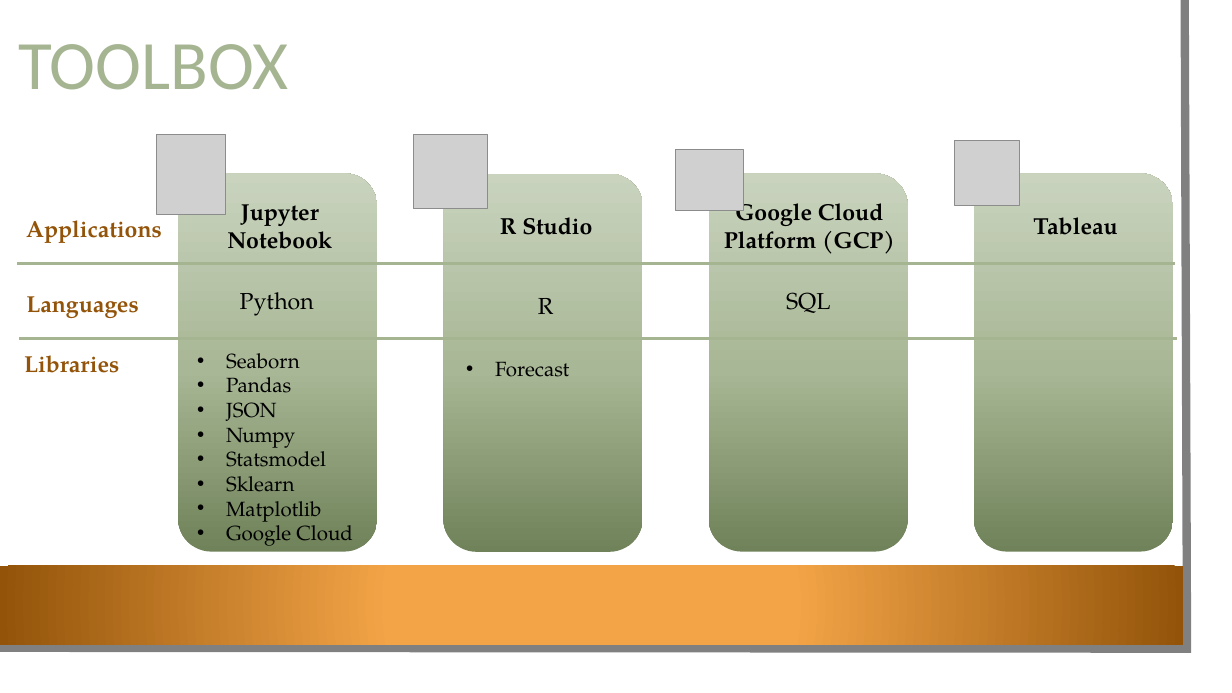
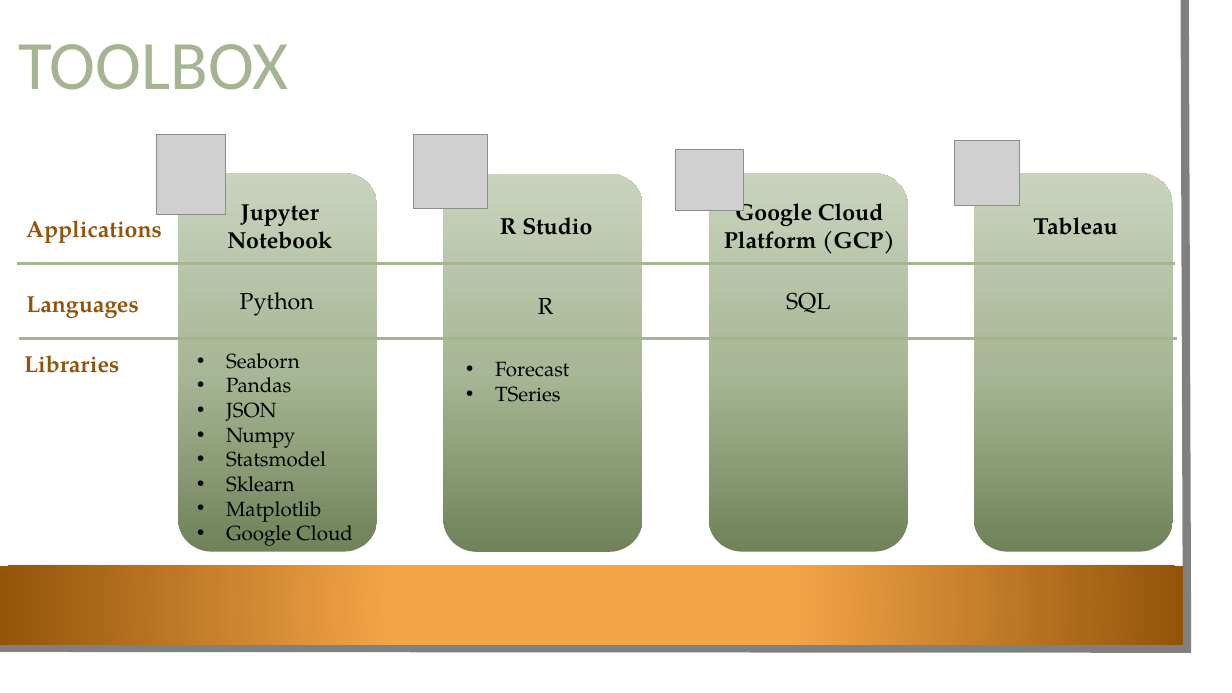
Before and after one commit to loriepeach1/project3_iowa, a slide deck: slide 2 of other/presentation.pptx. Drawn at 1232x693 pixels with LibreOffice and Linux fonts; fonts in the diff are those of the drawing; grey boxes stand for pictures; background and template pictures are left out. Boxes give left, top, right and bottom in pixels: in the first picture for what was removed or moved away, otherwise in the second. Text is boxed around its words. In the diff, an @@ line names an element or a change of style, - is before the commit and + after.

```diff
--- a/other/presentation.pptx
+++ b/other/presentation.pptx
@@ text at (x1=495, y1=386, x2=561, y2=402): paragraph added @@
+• TSeries
```
Also in this commit, not shown: 3 other slides changed, 5 slides added, 1 slide removed, 1 other file.
